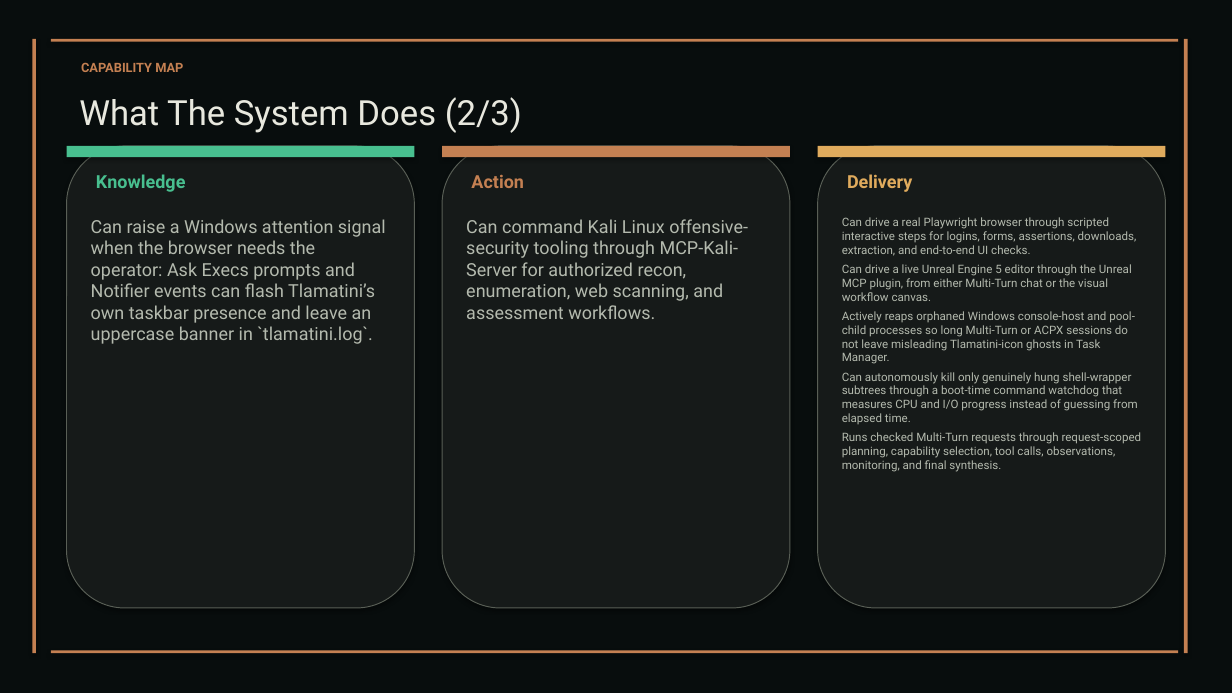
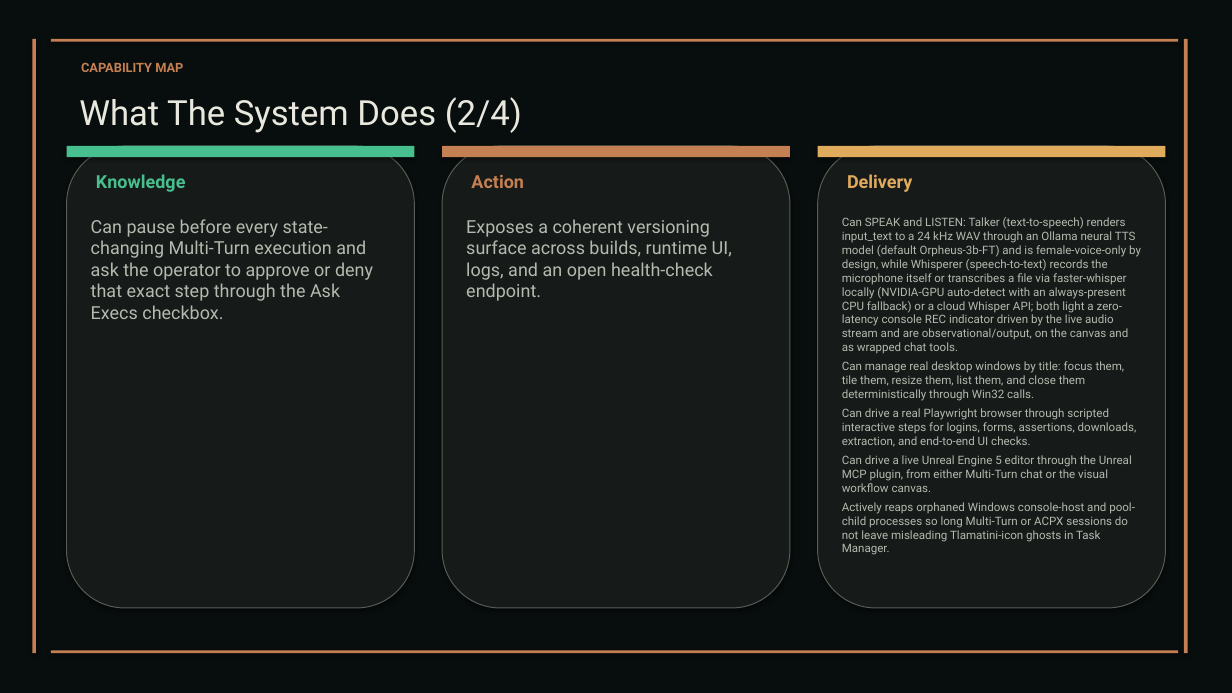
Before and after one commit to XAIHT/Tlamatini, a slide deck: slide 4 of Tlamatini_eXtended_Artificial_Intelligence_Humanly_Tempered.pptx. Drawn at 1232x693 pixels with LibreOffice and Linux fonts; fonts in the diff are those of the drawing. Boxes give left, top, right and bottom in pixels: in the first picture for what was removed or moved away, otherwise in the second. Text is boxed around its words. In the diff, an @@ line names an element or a change of style, - is before the commit and + after.

```diff
--- a/Tlamatini_eXtended_Artificial_Intelligence_Humanly_Tempered.pptx
+++ b/Tlamatini_eXtended_Artificial_Intelligence_Humanly_Tempered.pptx
@@ text at [79,97,522,133]: text changed @@
-What The System Does (2/3)
+What The System Does (2/4)
@@ text at [91,219,373,319]: text changed @@
-Can raise a Windows attention signal when the browser needs the operator: Ask Execs prompts and Notifier events can flash Tlamatini’s own taskbar presence and leave an uppercase banner in `tlamatini.log`.
+Can pause before every state-changing Multi-Turn execution and ask the operator to approve or deny that exact step through the Ask Execs checkbox.
@@ text at [466,219,732,301]: text changed @@
-Can command Kali Linux offensive-security tooling through MCP-Kali-Server for authorized recon, enumeration, web scanning, and assessment workflows.
+Exposes a coherent versioning surface across builds, runtime UI, logs, and an open health-check endpoint.
@@ text at [842,217,1141,401]: paragraphs added @@
+Can SPEAK and LISTEN: Talker (text-to-speech) renders input_text to a 24 kHz WAV through an Ollama neural TTS model (default Orpheus-3b-FT) and is female-voice-only by design, while Whisperer (speech-to-text) records the microphone itself or transcribes a file via faster-whisper locally (NVIDIA-GPU auto-detect with an always-present CPU fallback) or a cloud Whisper API; both light a zero-latency console REC indicator driven by the live audio stream and are observational/output, on the canvas and as wrapped chat tools.
+Can manage real desktop windows by title: focus them, tile them, resize them, list them, and close them deterministically through Win32 calls.
@@ text at [842,372,1142,472]: paragraphs removed @@
-Can autonomously kill only genuinely hung shell-wrapper subtrees through a boot-time command watchdog that measures CPU and I/O progress instead of guessing from elapsed time.
-Runs checked Multi-Turn requests through request-scoped planning, capability selection, tool calls, observations, monitoring, and final synthesis.
```
Also in this commit, not shown: 53 other slides changed, 6 slides added, 1 slide removed, 2 other files.
